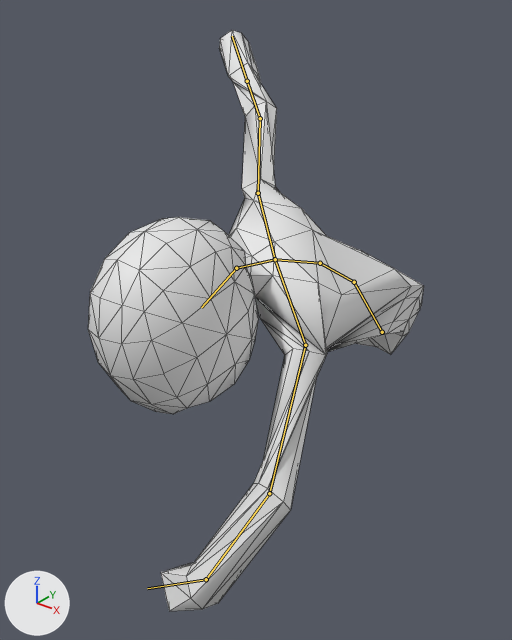
An edit to the glTF model Project/Assets/Models/GameScene/Player/player.gltf, drawn before and after from the same camera.
Both versions are drawn from a camera (50 mm lens) standing at (6.01, -11.59, 6.69) and looking at (-1.0, -2.83, 1.25). Every picture has the same lights, and +X, +Y and +Z are marked at lower left. Both versions are drawn at frame 12 of the action 'attack_4th'; the numbers are the values there. The bones that bend it are drawn over the model as lines. Mesh edges are drawn as thin lines.

In view in the first picture: 'player_0'.
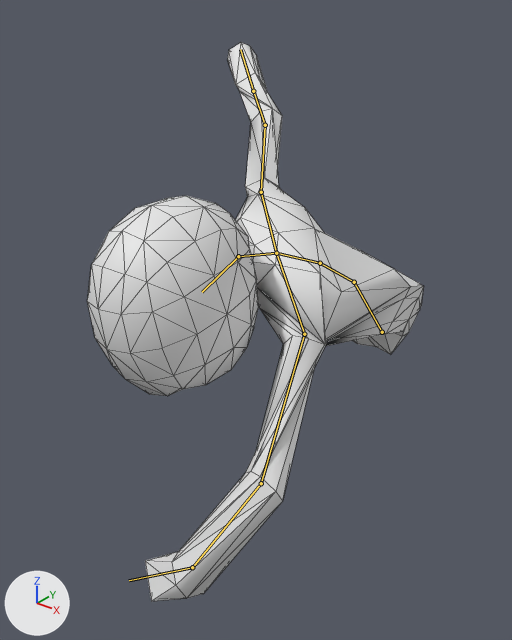
Edits to the bpy script that builds the scene:
```text
Change bone_chest:
    where bone_chest = bpy.data.objects['playerArmature'].pose.bones['chest']  # child of 'stomach'
    bone_chest.rotation_quaternion: (0.998, 0.009, 0.062, 0.027) -> (0.997, -0.036, 0.066, 0.026)  # degrees (1, 7, 3) -> degrees (-4, 8, 3)
```

What differs and where, as boxes [x1, y1, x2, y2] in the pictures (512 x 640 px):
'player_0', posed: before [88, 30, 424, 611]; after [87, 43, 424, 601]
bone 'chest', root to tip: before (320, 263) to (275, 259); after (320, 263) to (276, 253)
